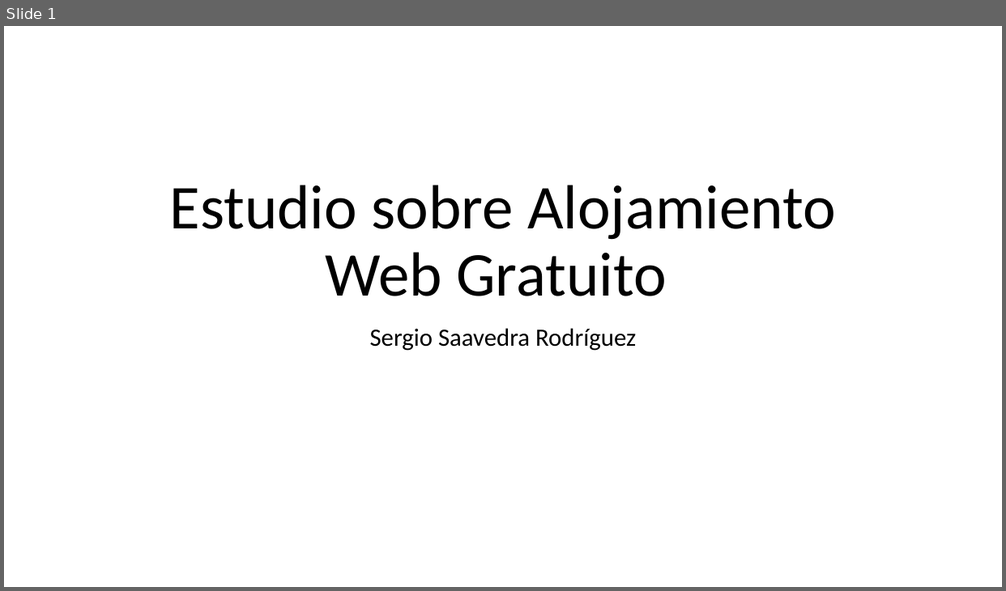
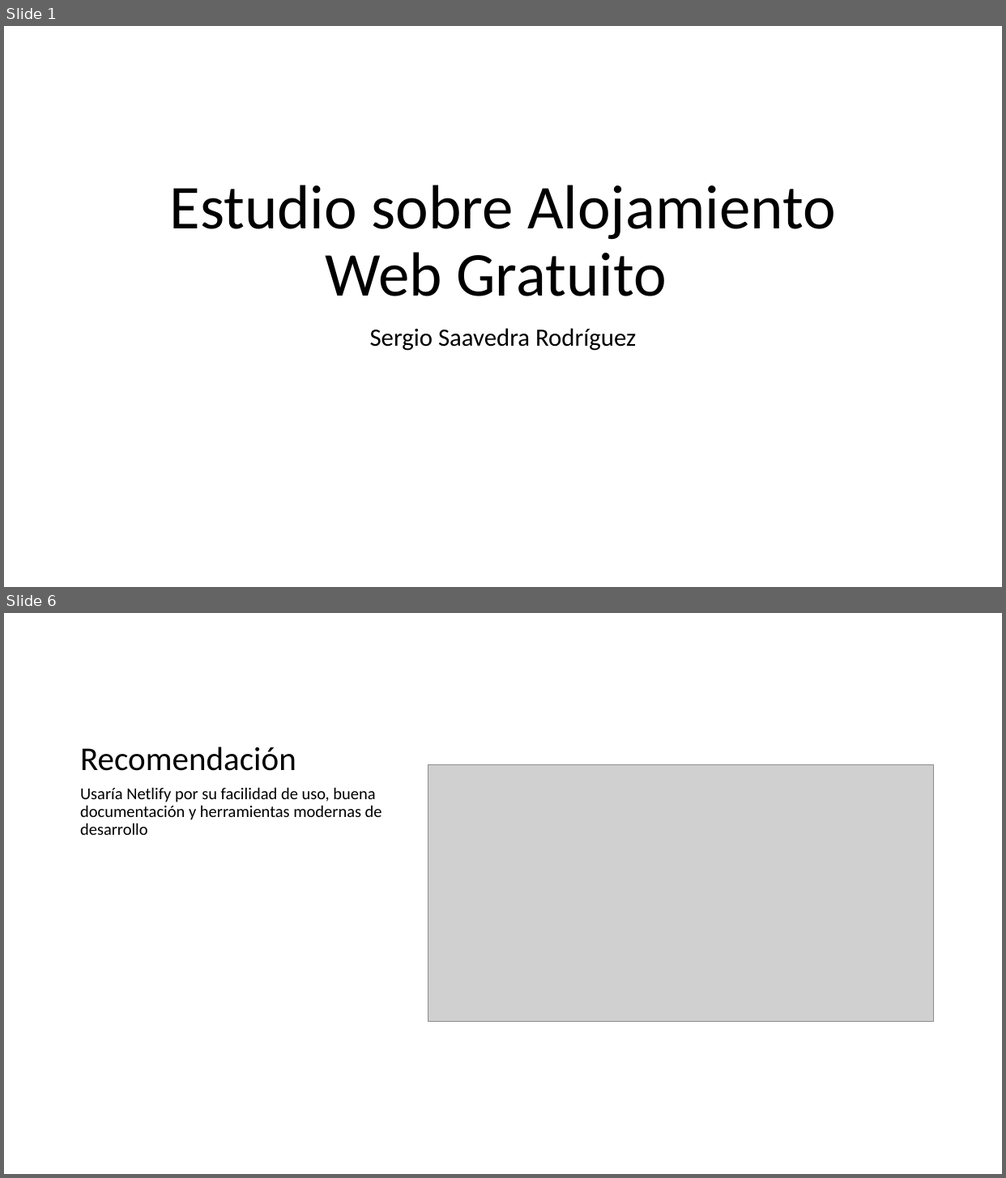
Before and after one commit to Sergioastur/Despliegue, a slide deck: Estudio sobre Alojamiento Web Gratuito para Despliegue de Aplicaciones/Estudio sobre Alojamiento Web Gratuito.pptx. Shown one above the other, each under a label of ours: slide 1 before the commit, slides 1 and 6 after it; the slides between them are not shown. The pictures are 1006x591 and 1006x1178 pixels, drawn with LibreOffice and Linux fonts; fonts in the diff are those of the drawing; grey boxes stand for pictures. Boxes give left, top, right and bottom in pixels: in the first picture for what was removed or moved away, otherwise in the second. Text is boxed around its words. In the diff, an @@ line names an element or a change of style, - is before the commit and + after.

```diff
--- a/Estudio sobre Alojamiento Web Gratuito para Despliegue de Aplicaciones/Estudio sobre Alojamiento Web Gratuito.pptx
+++ b/Estudio sobre Alojamiento Web Gratuito para Despliegue de Aplicaciones/Estudio sobre Alojamiento Web Gratuito.pptx
@@ slide 6 added at bbox=[4, 613, 1002, 1174], background #FFFFFF @@
@@ title added at bbox=[80, 747, 296, 771], 32 pt, text #000000 @@
+Recomendación
@@ picture added at bbox=[428, 765, 934, 1022] @@
@@ text added at bbox=[80, 787, 382, 835], 16 pt, text #000000 @@
+Usaría Netlify por su facilidad de uso, buena documentación y herramientas modernas de desarrollo
```
Also in this commit, not shown: 1 slide changed, 3 other slides added, 4 other files.
